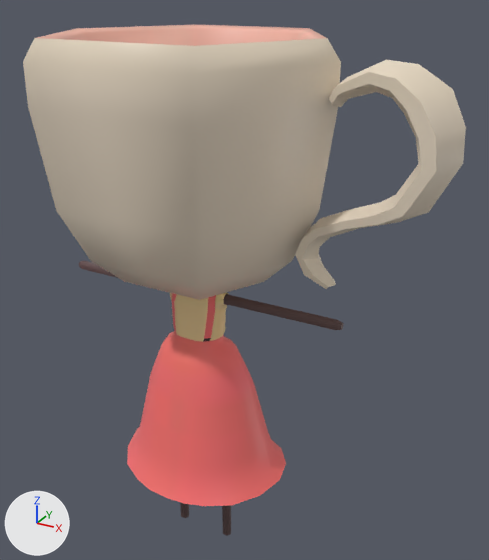
Two versions of the FBX model ApartmentGame/Assets/3d models/FBX/Final Apartment/Characters/ms_teacup.fbx, one commit apart.
Both versions are drawn from a 50 mm lens placed at (1.04, -1.601, 1.803), pointed at (0.132, 0.05, 0.977). The axes (+X, +Y, +Z) are drawn at lower left. The lights are the same throughout. Where no turn or scale is listed for an object, it has been applied to the vertices.

Objects in the first picture: 'body1', 'dress', 'head'.
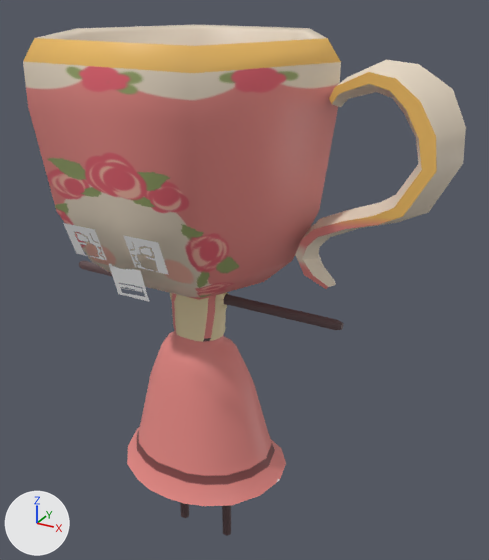
Boxes [x1, y1, x2, y2] around the edits, measured in the pictures (489 x 560 px):
'head', surface changed
    both: [23, 25, 440, 300]
'dress', surface changed (red to pink)
    both: [127, 292, 286, 506]
'mouth', added
    after: [109, 264, 149, 301]
'left_eye', added
    after: [123, 235, 169, 275]
'right_eye', added
    after: [63, 223, 107, 260]
part 1 of me_head_ncl1_2, surface changed
    both: [23, 25, 466, 300]

Edits to the bpy script that builds the scene:
```text
Add img_teacup_texture_jpg:
    img_teacup_texture_jpg = load_image('teacup_texture.jpg', '../../../../Materials/Textures/teacup_texture.png', 1024, 1024, 'sRGB')
Add img_teacup_face_png:
    img_teacup_face_png = load_image('teacup_face.png', '../../../../Prefabs/Characters/MsTeacup/teacup_face.png', 215, 215, 'Non-Color')
Change mat_lambert1:
    mat_lambert1.texture: img_palette_small__png -> img_teacup_texture_jpg  # with its transparency -> not seen
Add mat_lambert3:
    mat_lambert3 = bpy.data.materials.new('lambert3')
    # uses the picture img_teacup_face_png
Add mat_teacup_face:
    mat_teacup_face = bpy.data.materials.new('Teacup_face')
    # uses the picture img_teacup_face_png
Change me_dress_ncl1_1:
    where me_dress_ncl1_1.from_pydata(...)  # 350 vertices, 320 faces; spans x -0.289..0.289, y -0.227..0.206, z 0.293..0.967
    used by ob_dress; location = (0.0, 0.0, 0.0)
    me_dress_ncl1_1 part 2: texture (UV) coordinates of 320 of 320 faces, centred in x -0.262..0.262, y -0.213..0.191, z 0.317..0.966, changed; they spanned u 0.42..0.78, v 0.9..1.11 and now span u 0.16..0.7, v -1.33..0.52
Change me_head_ncl1_2:
    where me_head_ncl1_2.from_pydata(...)  # 166 vertices, 166 faces; spans x -0.425..0.738, y -0.37..0.363, z 0.976..1.681
    used by ob_head; location = (0.0, 0.0, 0.0)
    me_head_ncl1_2 part 1: texture (UV) coordinates of 166 of 166 faces, centred in x -0.334..0.715, y -0.369..0.363, z 0.98..1.676, changed; they spanned u 0.02..0.89, v 0.76..0.95 and now span u 0.0..0.56, v 0.65..0.97
Add me_mouth_ncl1_1:
    me_mouth_ncl1_1.from_pydata(...)  # 4 vertices, 1 face; spans x 0.0424..0.1445, y 0.2117..0.24, z -0.1604..-0.0623
    me_mouth_ncl1_1.materials.append(mat_lambert3)
Add me_left_eye_ncl1_1:
    me_left_eye_ncl1_1.from_pydata(...)  # 4 vertices, 1 face; spans x -0.0427..0.0594, y -0.0144..0.0219, z -0.0475..0.048
    me_left_eye_ncl1_1.materials.append(mat_teacup_face)
Add me_right_eye_ncl1_1:
    me_right_eye_ncl1_1.from_pydata(...)  # 4 vertices, 1 face; spans x -0.0545..0.0476, y -0.0144..0.0219, z -0.0475..0.048
    me_right_eye_ncl1_1.materials.append(mat_teacup_face)
Add ob_mouth:
    ob_mouth = bpy.data.objects.new('mouth', me_mouth_ncl1_1)
    ob_mouth.location = (-0.091, -0.562, 1.202)
Add ob_left_eye:
    ob_left_eye = bpy.data.objects.new('left_eye', me_left_eye_ncl1_1)
    ob_left_eye.location = (0.088, -0.382, 1.2)
Add ob_right_eye:
    ob_right_eye = bpy.data.objects.new('right_eye', me_right_eye_ncl1_1)
    ob_right_eye.location = (-0.091, -0.382, 1.2)
```
